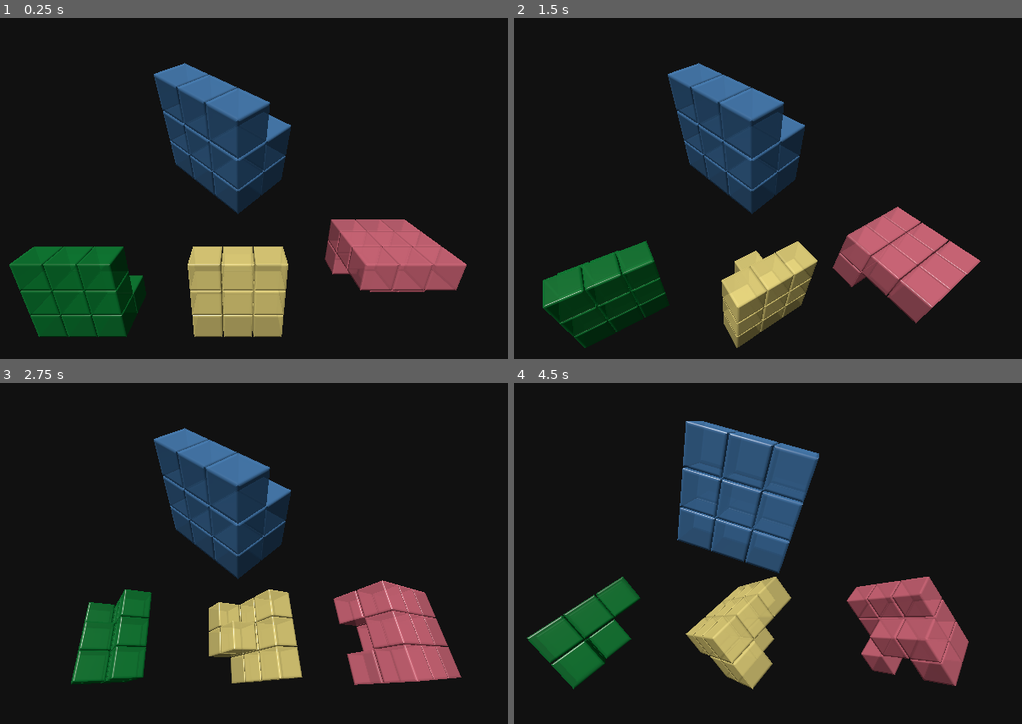
Above: before the commit, frames 1-4 (two rows, left to right).
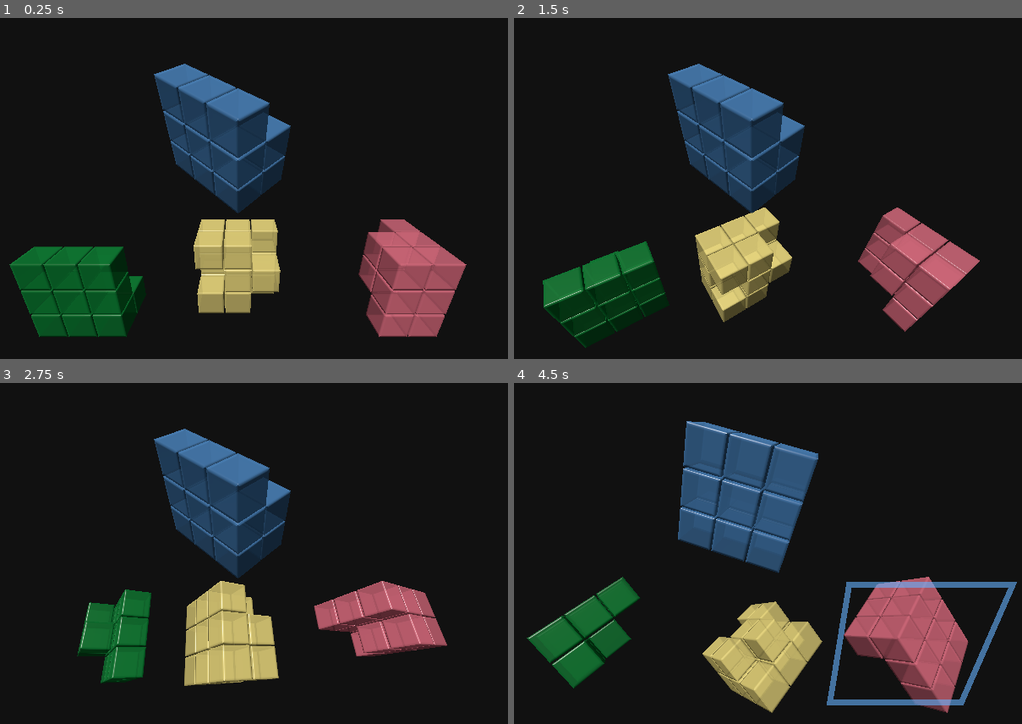
Above: after the commit, the same moments.

Repository: artifactz/coexist-game
Game: Godot game, scene res://main.tscn
The game is run twice, just before and just after one commit, with the same random seed, the same clock (stepped at 60 frames per second) and the same inputs.
Inputs (mouse positions are in pixels of both pictures, inside the frame that each line leads up to):
- Up to frame 1 (0.25 s): no input
- Up to frame 2 (1.5 s): tap Enter at 0.5 s; move the mouse to (900, 178) at 0.52 s; click (900, 178) at 0.67 s; tap Space at 1.25 s; drag from (615, 215) to (717, 273) at 1.27 s
- Up to frame 3 (2.75 s): tap Enter at 2 s; move the mouse to (304, 478) at 2.02 s; click (304, 478) at 2.17 s
- Up to frame 4 (4.5 s): tap Space at 2.75, 4.25 s; drag from (717, 638) to (549, 505) at 2.77 s; tap Enter at 3.5 s; move the mouse to (955, 618) at 3.52 s; click (955, 618) at 3.67 s; drag from (549, 505) to (651, 468) at 4.27 s

The runs differ from the first frame. In frame 1, 9.7% of the frame differs, in the area x 1-92%, y 13-94%; in frame 2, 9.1%; in frame 3, 8.1%; in frame 4, 11%, in the area x 2-100%, y 11-97%.

Commit message:
:sparkles: added selection, added game state class

Diff:
--- /dev/null
+++ b/clickable_solution.gd
@@ -0,0 +1,9 @@
+class_name ClickableSolution
+extends StaticBody3D
+## A physics body for ray collision checks (to select on click) that retains the
+## index of its corresponding solution option, so we know what we clicked on.
+
+var solution_index = -1
+
+func _init(index: int):
+	solution_index = index
--- a/cube_3x3x3.gd
+++ b/cube_3x3x3.gd
@@ -1,4 +1,5 @@
 @tool
+class_name Cube3x3x3
 extends Node3D
 
 var material = preload("res://cube_shader_material.tres")
@@ -9,16 +10,24 @@
 
 var layout = []
 var color = Color("#FF00FFDA")
+var solution_index = -1
+var root: Node3D = self  # changes if selectable
 
 
-func _refresh(value):
+func _refresh(_value):
 	refresh = false
 	_generate()
 
 func _generate():
-	# Clear old cubes
+	# Clear scene
 	for c in get_children():
 		c.queue_free()
+
+	# Create collision parent and collider shape
+	if solution_index > -1:
+		root = ClickableSolution.new(solution_index)
+		root.add_to_group("selectable")
+		add_child(root)
 
 	# Create material
 	var mat: ShaderMaterial = material.duplicate()
@@ -39,10 +48,20 @@
 					(z - 1) * sub_cube_stride
 				)
 				cube.mesh.surface_set_material(0, mat)
-				add_child(cube)
+				root.add_child(cube)
 
-func set_layout(layout):
-	var subcubes = get_children()
+	# Add collider shape after sub-cubes, so 1st sub-cube has index 0
+	if solution_index > -1:
+		var shape = CollisionShape3D.new()
+		var box = BoxShape3D.new()
+		var size = 3 * sub_cube_stride - (sub_cube_stride - sub_cube_size)
+		box.size = Vector3(size, size, size)
+		shape.shape = box
+		root.add_child(shape)
+
+
+func set_layout():
+	var subcubes = root.get_children()
 	var i = 0
 	for x in 3:
 		for y in 3:
@@ -55,7 +74,7 @@
 	if not Engine.is_editor_hint():
 		_generate()
 		if layout.size() > 0:
-			set_layout(layout)
+			set_layout()
 
 # Called every frame. 'delta' is the elapsed time since the previous frame.
 func _process(delta: float) -> void:
--- a/cube_3x3x3.tscn
+++ b/cube_3x3x3.tscn
@@ -4,4 +4,4 @@
 
 [node name="Cube3x3x3" type="Node3D" unique_id=127168478]
 script = ExtResource("1_5oapa")
-sub_cube_size = 0.32
+sub_cube_size = 0.315
--- /dev/null
+++ b/game.gd
@@ -0,0 +1,23 @@
+class_name Game
+
+var layout: Array = []
+var solutions: Array = []
+var correct_index = -1
+
+func setup_round():
+	layout = CubeGenerator.generate_random_layout()
+	solutions = []
+	correct_index = randi() % 3
+	for i in 3:
+		var solution_layout = CubeGenerator.invert_layout(layout)
+		if i != correct_index:
+			var n_true = randi() % 3
+			var n_false
+			if n_true == 0:
+				n_false = 1 + randi() % 2
+			elif n_true == 2:
+				n_false = randi() % 2
+			else:
+				n_false = randi() % 3
+			CubeGenerator.mutate_layout(solution_layout, n_true, n_false)
+		solutions.push_back(solution_layout)
--- a/main.gd
+++ b/main.gd
@@ -1,8 +1,10 @@
 extends Node3D
 
+var game: Game = Game.new()
 var CubeScene = preload("res://cube_3x3x3.tscn")
 var last_mouse_position = Vector2()
 var is_mouse_pressed = false
+var is_mouse_dragged = false
 enum RotateMode { MainCube, SolutionCubes }
 var rotate_mode: RotateMode
 var main_cube: Node3D = null
@@ -12,9 +14,10 @@
 func _ready() -> void:
 	$Camera3D.look_at(Vector3(0, 0, 0))
 
+	game.setup_round()
+
 	main_cube = CubeScene.instantiate()
-	var layout = CubeGenerator.generate_random_layout()
-	main_cube.layout = layout
+	main_cube.layout = game.layout
 	main_cube.color = Color("#4477AADA")
 	main_cube.position = Vector3(0, 0.75, 0)
 	main_cube.rotate_y(0.25 * PI)
@@ -24,30 +27,20 @@
 	var rotations = canonic_rotations()
 	var colors = ["#117733DA", "#DDCC77DA", "#CC6677DA"]
 	for i in 3:
-		var solution_layout = CubeGenerator.invert_layout(layout)
-		if i > 0:
-			var n_true = randi() % 3
-			var n_false
-			if n_true == 0:
-				n_false = 1 + randi() % 2
-			elif n_true == 2:
-				n_false = randi() % 2
-			else:
-				n_false = randi() % 3
-			CubeGenerator.mutate_layout(solution_layout, n_true, n_false)
 		var cube = CubeScene.instantiate()
-		cube.layout = solution_layout
+		cube.layout = game.solutions[i]
 		cube.color = Color(colors[i])
+		cube.solution_index = i
 		cube.position = Vector3(1.75 * (i - 1), -1, 0)
-		var rotation = rotations.pop_at(randi() % rotations.size())
-		cube.rotate_x(rotation[0])
-		cube.rotate_y(rotation[1])
-		cube.rotate_z(rotation[2])
+		var cube_rotation = rotations.pop_at(randi() % rotations.size())
+		cube.rotate_x(cube_rotation[0])
+		cube.rotate_y(cube_rotation[1])
+		cube.rotate_z(cube_rotation[2])
 		solution_cubes.push_back(cube)
 		add_child(cube)
 
+## Returns all permutations of [-0.5 PI, 0, 0.5 PI]³ except [0, 0, 0]
 func canonic_rotations() -> Array:
-	# Returns all permutations of [-0.5 PI, 0, 0.5 PI]³ except [0, 0, 0]
 	var rotations = []
 	for x in 3:
 		for y in 3:
@@ -67,7 +60,6 @@
 
 func _input(event: InputEvent):
 	if event is InputEventMouseButton:
-		is_mouse_pressed = event.is_pressed()
 		if event.is_pressed():
 			last_mouse_position = event.position
 
@@ -75,6 +67,27 @@
 			var viewport_size = get_viewport().size
 			var half_height = viewport_size.y / 2
 			rotate_mode = RotateMode.MainCube if mouse_position.y < half_height else RotateMode.SolutionCubes
+		elif not is_mouse_dragged:
+			var collider = get_mouse_collision()
+			if collider and collider.is_in_group("selectable"):
+				print("selected", collider.solution_index)
+				var cube_position = $Camera3D.unproject_position(collider.global_position)
+				var size = 0.8
+				var dy = 0.1
+				var dz = 0.3333
+				$UserInterface/Line2D.points = PackedVector2Array([
+					$Camera3D.unproject_position(collider.global_position + Vector3(-size, size + dy, dz)),
+					$Camera3D.unproject_position(collider.global_position + Vector3(size, size + dy, dz)),
+					$Camera3D.unproject_position(collider.global_position + Vector3(size, -size + dy, dz)),
+					$Camera3D.unproject_position(collider.global_position + Vector3(-size, -size + dy, dz)),
+				])
+				#var color: Color = solution_cubes[collider.solution_index].color
+				#color.h = fmod(color.h + 0.5, 1)
+				#$UserInterface/Line2D.default_color = color
+				$UserInterface/Line2D.default_color = Color("66b3ff99")
+
+		is_mouse_dragged = false
+		is_mouse_pressed = event.is_pressed()
 
 	elif event is InputEventMouseMotion and is_mouse_pressed:
 		var delta = event.position - last_mouse_position
@@ -87,3 +100,17 @@
 			for cube in solution_cubes:
 				cube.rotate_y(delta.x * 0.01)
 				cube.rotate_x(delta.y * 0.01)
+
+		is_mouse_dragged = true
+
+func get_mouse_collision():
+	var mouse_pos = get_viewport().get_mouse_position()
+	var origin = $Camera3D.project_ray_origin(mouse_pos)
+	var dir = $Camera3D.project_ray_normal(mouse_pos)
+	var end = origin + dir * 100.0
+
+	var params = PhysicsRayQueryParameters3D.create(origin, end)
+	var result = get_world_3d().direct_space_state.intersect_ray(params)
+
+	if result:
+		return result.get("collider")
--- a/main.tscn
+++ b/main.tscn
@@ -19,3 +19,13 @@
 
 [node name="DirectionalLight3D" type="DirectionalLight3D" parent="." unique_id=956408561]
 transform = Transform3D(0.9238795, 0.3314136, -0.19134171, 0, 0.49999997, 0.86602545, 0.38268346, -0.8001032, 0.46193972, 0, 0, 0)
+
+[node name="UserInterface" type="Control" parent="." unique_id=1171349409]
+layout_mode = 3
+anchors_preset = 0
+offset_right = 40.0
+offset_bottom = 40.0
+
+[node name="Line2D" type="Line2D" parent="UserInterface" unique_id=866289744]
+closed = true
+default_color = Color(1, 1, 0.8, 1)
Not shown, added: clickable_solution.gd.uid
Not shown, added: game.gd.uid
